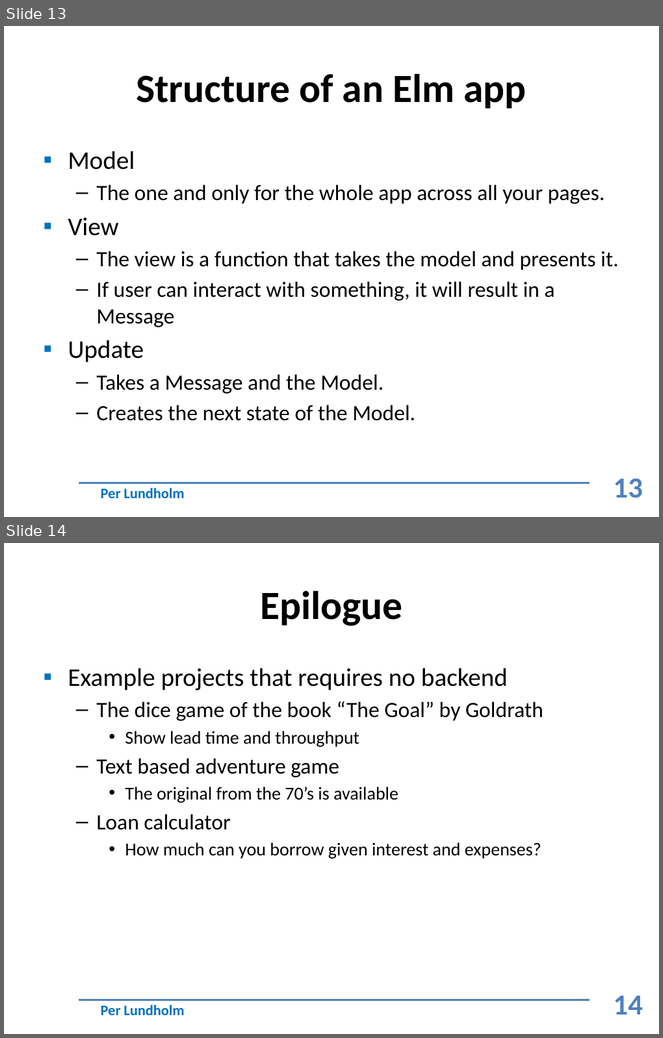
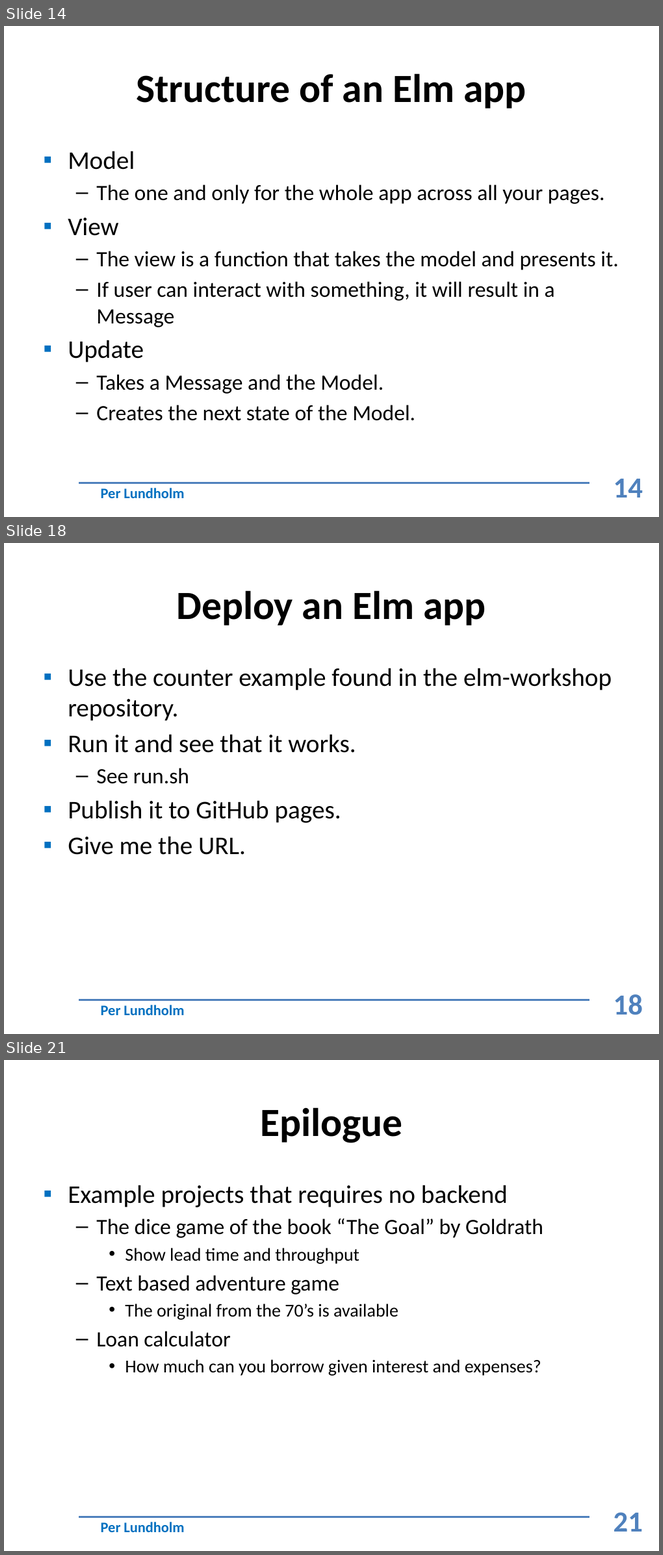
Before and after one commit to crispab/elm-workshop, a slide deck: docs/your-first-elm-program.pptx. Shown one above the other, each under a label of ours: slides 13 and 14 before the commit, slides 14, 18 and 21 after it; the slides between them are not shown. The pictures are 663x1038 and 663x1555 pixels, drawn with LibreOffice and Linux fonts; fonts in the diff are those of the drawing; background and template pictures are left out. Boxes give left, top, right and bottom in pixels: in the first picture for what was removed or moved away, otherwise in the second. Text is boxed around its words. In the diff, an @@ line names an element or a change of style, - is before the commit and + after.

```diff
--- a/docs/your-first-elm-program.pptx
+++ b/docs/your-first-elm-program.pptx
@@ slide 18 added at (4, 543, 659, 1034), background #FFFFFF; not listed: 2 template elements that a slide beside it also shows @@
@@ title added at (176, 590, 486, 626), 44 pt, text #000000, bold @@
+Deploy an Elm app
@@ text added at (68, 668, 612, 855), 28 pt, text #000000 @@
+▪ Use the counter example found in the elm-workshop repository.
+▪ Run it and see that it works.
+  – See run.sh
+▪ Publish it to GitHub pages.
+▪ Give me the URL.
@@ text added at (101, 1005, 184, 1016), 16 pt, text #0070C0, bold @@
+Per Lundholm
@@ page number added at (614, 995, 643, 1016), 32 pt, text #4F81BD, bold @@
+18
@@ what was slide 13 is now slide 14 @@
@@ page number at (614, 479, 643, 498): text changed @@
-13
+14
@@ what was slide 14 is now slide 21 @@
@@ page number at (614, 1512, 643, 1532): text changed @@
-14
+21
```
Also in this commit, not shown: 5 slides changed, 6 other slides added.
